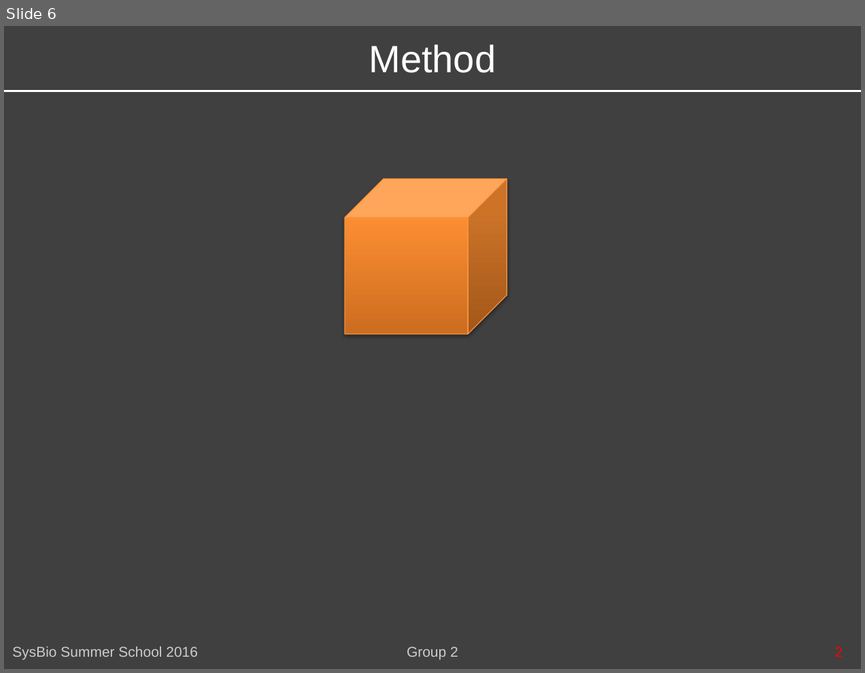
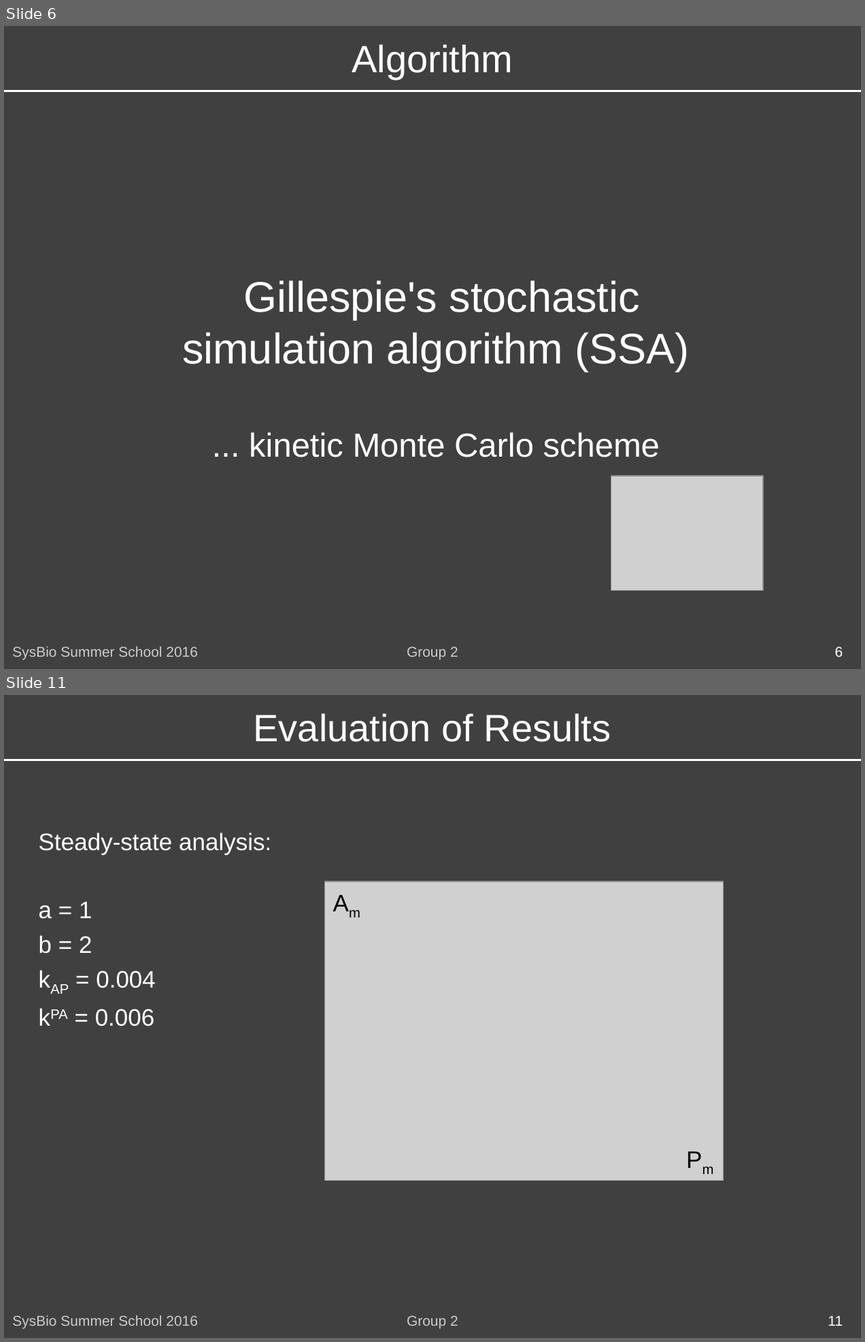
Before and after one commit to FannyGeorgi/SyBioSummerschoolGroup2, a slide deck: SysBioSummerSchoolGroup2.pptx. Shown one above the other, each under a label of ours: slide 6 before the commit, slides 6 and 11 after it; the slides between them are not shown. The pictures are 865x673 and 865x1342 pixels, drawn with LibreOffice and Linux fonts; fonts in the diff are those of the drawing; grey boxes stand for pictures. Boxes give left, top, right and bottom in pixels: in the first picture for what was removed or moved away, otherwise in the second. Text is boxed around its words. In the diff, an @@ line names an element or a change of style, - is before the commit and + after.

```diff
--- a/SysBioSummerSchoolGroup2.pptx
+++ b/SysBioSummerSchoolGroup2.pptx
@@ slide 11 added at [4,695,861,1338], background #404040 @@
@@ text added at [254,713,611,742], 32 pt, text #FFFFFF @@
+Evaluation of Results
@@ line added from (4, 760) to (861, 760), #FFFFFF 1.5 pt @@
@@ text added at [39,832,271,1026], 20 pt, text #FFFFFF @@
+Steady-state analysis:
+a = 1
+b = 2
+kAP = 0.004
+kPA = 0.006
@@ picture added at [324,882,723,1181] @@
@@ text added at [324,882,432,969], 20 pt, text #000000 @@
+Am
@@ text added at [677,1138,769,1225], 20 pt, text #000000 @@
+Pm
@@ text added at [12,1315,198,1329], 12 pt, text #CCCCCC @@
+SysBio Summer School 2016
@@ text added at [407,1315,458,1329], 12 pt, text #CCCCCC @@
+Group 2
@@ text added at [827,1315,842,1325], 12 pt, text #FFFFFF @@
+11
@@ slide 6 changed as well @@
@@ text at [352,44,513,80]: text changed @@
-Method
+Algorithm
@@ cube removed at [345,178,507,333] @@
@@ text added at [182,280,689,457], 36 pt, text #FFFFFF @@
+Gillespie's stochastic simulation algorithm (SSA)
+... kinetic Monte Carlo scheme
@@ picture added at [611,476,763,590] @@
@@ text at [835,646,843,656]: text changed; text colour #FF0000 to #FFFFFF @@
-2
+6
```
Also in this commit, not shown: 9 other slides changed, 4 other slides added, 1 slide removed, 4 other files.
